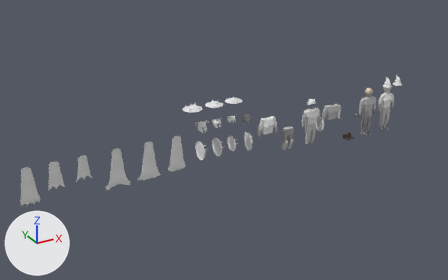
What one commit did to the Blender file ARMOUR/every working armour peice in here.blend.
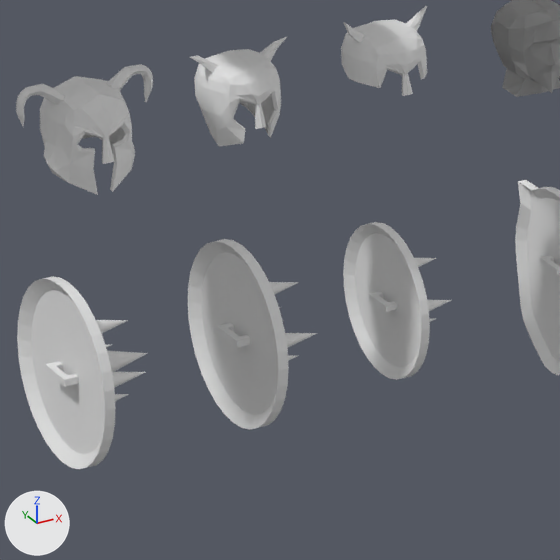
The first picture shows the older version from a 50 mm camera at (-13.7, -17.94, 10.06) aimed at (-3.62, 0.4, 0.9). The close-ups show both versions on the part from 43% to 56% of the width and 41% to 60% of the height of that picture; other places that the commit changed are outside them. Lighting does not change. The marker at lower left points along +X, +Y and +Z.
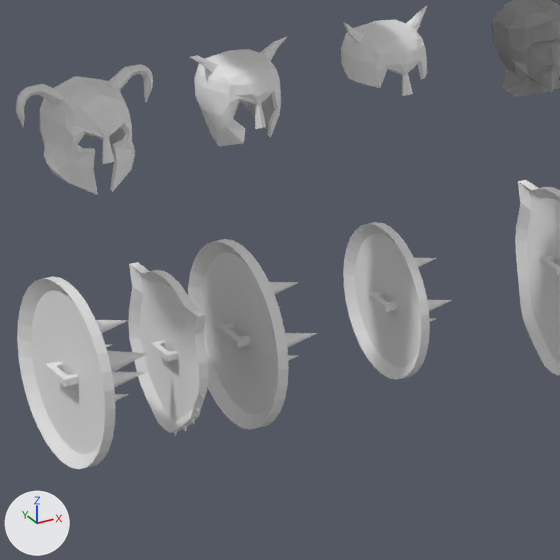
Where the change shows, as pixel boxes [x1, y1, x2, y2] in the close-ups (560 x 560 px):
'Cube.007', added: after [128, 262, 208, 436]

Patch to the scene script:
```diff
--- a/ARMOUR/every working armour peice in here.blend.py
+++ b/ARMOUR/every working armour peice in here.blend.py
@@ me_cube_018 @@
+me_cube_018.from_pydata(...)  # 715 vertices, 691 faces; spans x -0.82..1.2, y -5.65..7.95, z -5.63..7.92
@@ ob_cube_007 @@
+ob_cube_007 = bpy.data.objects.new('Cube.007', me_cube_018)
+ob_cube_007.location = (-4.394, -0.077, 0.932)
+ob_cube_007.rotation_euler = (-0.756, 0.0, 0.0)  # degrees (-43, 0, 0)
+ob_cube_007.scale = (0.0478, 0.0463, 0.0466)
```
